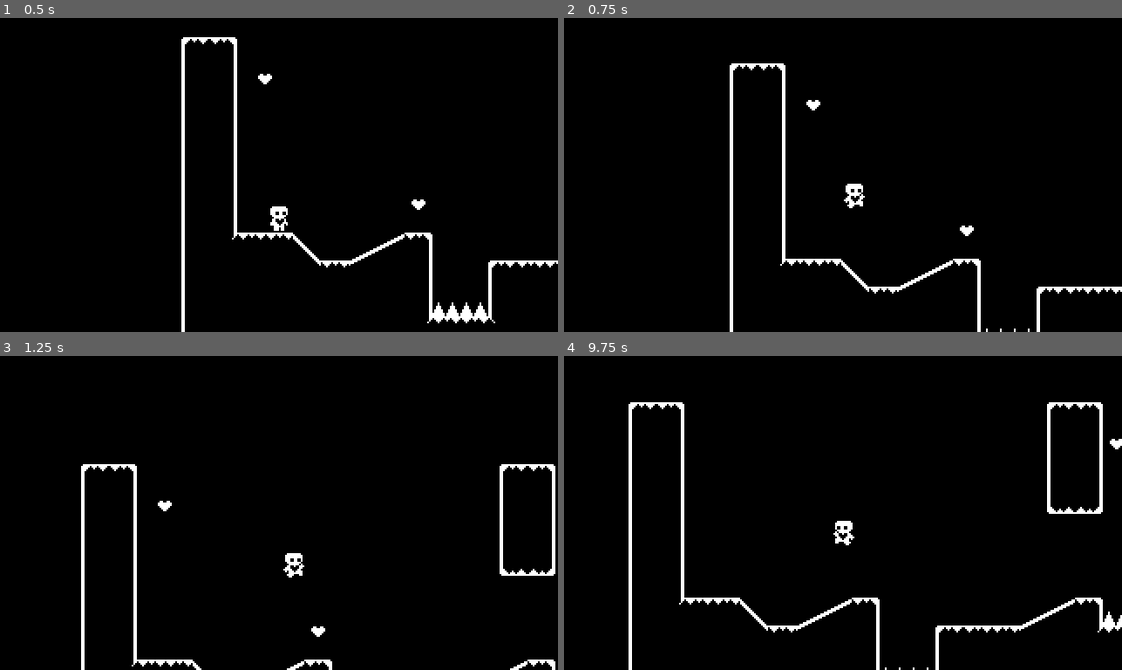
Above: before the commit, frames 1-4 (two rows, left to right).
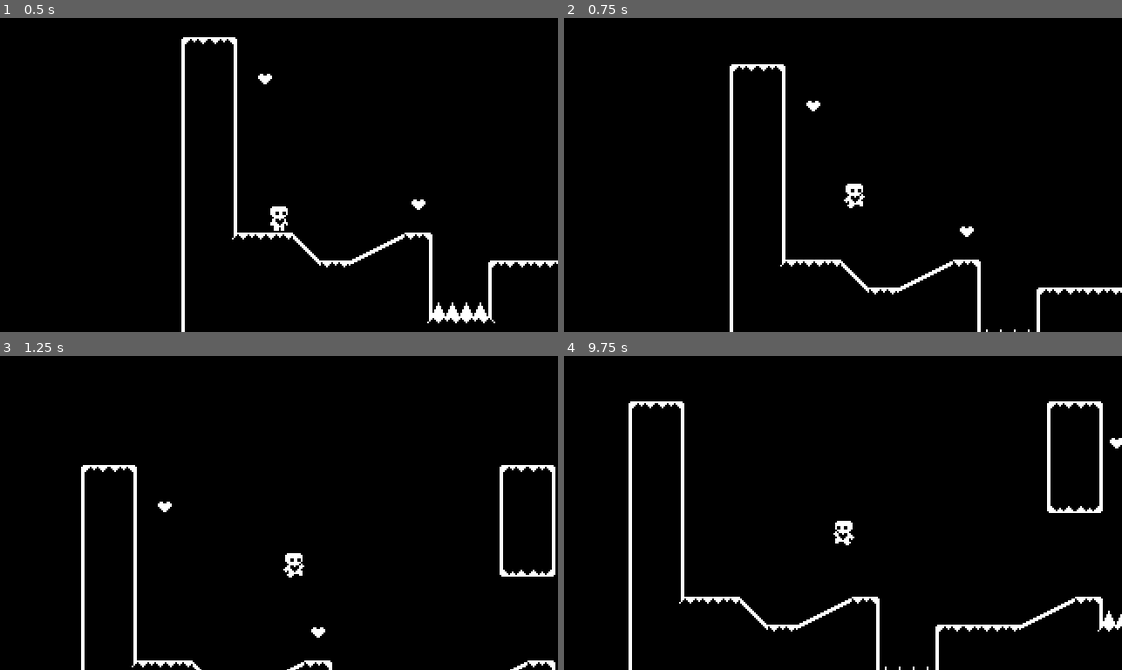
Above: after the commit, the same moments.

Repository: JamesIry/heart-platformer-godot4
Game: Godot game, scene res://level_one.tscn
Two runs of this game, one before a commit and one after it. Both use one fixed random seed, a clock stepped at 60 frames per second and the inputs below.
Inputs:
- Up to frame 1 (0.5 s): no input
- Up to frame 2 (0.75 s): hold Right (ui_right) from 0.53 s (still down); tap Up (ui_up) at 0.6 s
- Up to frame 3 (1.25 s): keep holding Right (ui_right); tap Up (ui_up) at 0.77, 1.07 s
- Up to frame 4 (9.75 s): tap Up (ui_up) at 1.35, 1.52, 1.82, 2.1, 2.85, 3.02, 3.32, 3.6, 3.77, 4.07, 4.35, 4.52, 4.82, 5.1, 5.85, 6.02, 6.32, 6.6, 6.77, 7.07, 7.35, 7.52, 7.82, 8.1, 8.85, 9.02, 9.32, 9.6 s; release Right (ui_right) at 2.03 s; hold Left (ui_left) 2.03-2.78 s; hold Right (ui_right) 2.78-4.28 s; hold Left (ui_left) 4.28-5.03 s; hold Right (ui_right) 5.03-5.78 s; hold Left (ui_left) 5.78-7.28 s; hold Right (ui_right) 7.28-9.53 s; hold Left (ui_left) from 9.53 s (still down)

Frame 1 is identical in both runs. In frame 2, 0.4% of the frame differs, in the area x 29-100%, y 14-100%; in frame 3, 0.3%; in frame 4, 0.6%, in the area x 11-100%, y 14-100%.

Commit message:
Video 9:   Custom Input Map   Controller Support

Diff:
--- a/level_transition.tscn
+++ b/level_transition.tscn
@@ -1,22 +1,6 @@
 [gd_scene load_steps=6 format=3 uid="uid://bgbfgr782luqq"]
 
 [ext_resource type="Script" path="res://level_transition.gd" id="1_plyr0"]
-
-[sub_resource type="Animation" id="Animation_kd7s5"]
-resource_name = "fade_to_black"
-length = 0.5
-tracks/0/type = "value"
-tracks/0/imported = false
-tracks/0/enabled = true
-tracks/0/path = NodePath("ColorRect:color")
-tracks/0/interp = 1
-tracks/0/loop_wrap = true
-tracks/0/keys = {
-"times": PackedFloat32Array(0, 0.5),
-"transitions": PackedFloat32Array(1, 1),
-"update": 0,
-"values": [Color(0, 0, 0, 0), Color(0, 0, 0, 1)]
-}
 
 [sub_resource type="Animation" id="Animation_l5ysp"]
 length = 0.001
@@ -49,6 +33,22 @@
 "values": [Color(0, 0, 0, 1), Color(0, 0, 0, 0)]
 }
 
+[sub_resource type="Animation" id="Animation_kd7s5"]
+resource_name = "fade_to_black"
+length = 0.5
+tracks/0/type = "value"
+tracks/0/imported = false
+tracks/0/enabled = true
+tracks/0/path = NodePath("ColorRect:color")
+tracks/0/interp = 1
+tracks/0/loop_wrap = true
+tracks/0/keys = {
+"times": PackedFloat32Array(0, 0.5),
+"transitions": PackedFloat32Array(1, 1),
+"update": 0,
+"values": [Color(0, 0, 0, 0), Color(0, 0, 0, 1)]
+}
+
 [sub_resource type="AnimationLibrary" id="AnimationLibrary_4tsey"]
 _data = {
 "RESET": SubResource("Animation_l5ysp"),
--- a/player.gd
+++ b/player.gd
@@ -18,7 +18,7 @@
 	handle_jump()
 
 
-	var input_axis = Input.get_axis("ui_left", "ui_right")
+	var input_axis = Input.get_axis("move_left", "move_right")
 
 	handle_acceleration(input_axis, delta)
 	apply_friction(input_axis, delta)
@@ -40,7 +40,7 @@
 func handle_wall_jump():
 	if is_on_wall_only():
 		var wall_normal = get_wall_normal()
-		if Input.is_action_just_pressed("ui_up") and (wall_normal == Vector2.LEFT or wall_normal == Vector2.RIGHT):
+		if Input.is_action_just_pressed("jump") and (wall_normal == Vector2.LEFT or wall_normal == Vector2.RIGHT):
 			just_wall_jumped = true
 			velocity.x = wall_normal.x * movement_data.speed
 			velocity.y = movement_data.jump_velocity
@@ -50,13 +50,13 @@
 			air_jump = true
 
 		if is_on_floor() or coyote_jump_timer.time_left > 0:
-			if Input.is_action_just_pressed("ui_up"):
+			if Input.is_action_just_pressed("jump"):
 				velocity.y = movement_data.jump_velocity
 		else:
-			if velocity.y < movement_data.jump_velocity/2 and Input.is_action_just_released("ui_up"):
+			if velocity.y < movement_data.jump_velocity/2 and Input.is_action_just_released("jump"):
 				velocity.y = movement_data.jump_velocity/2
 
-			if Input.is_action_just_pressed("ui_up") and air_jump and not just_wall_jumped:
+			if Input.is_action_just_pressed("jump") and air_jump and not just_wall_jumped:
 				velocity.y = movement_data.jump_velocity * 0.8
 				air_jump = false
 
--- a/player.tscn
+++ b/player.tscn
@@ -88,6 +88,7 @@
 collision_layer = 2
 floor_constant_speed = true
 floor_snap_length = 3.0
+safe_margin = 0.1
 script = ExtResource("1_urj0l")
 movement_data = ExtResource("2_5ruiu")
 
--- a/project.godot
+++ b/project.godot
@@ -64,6 +64,32 @@
 , Object(InputEventKey,"resource_local_to_scene":false,"resource_name":"","device":-1,"window_id":0,"alt_pressed":false,"shift_pressed":false,"ctrl_pressed":false,"meta_pressed":false,"pressed":false,"keycode":0,"physical_keycode":32,"key_label":0,"unicode":32,"echo":false,"script":null)
 ]
 }
+move_right={
+"deadzone": 0.5,
+"events": [Object(InputEventKey,"resource_local_to_scene":false,"resource_name":"","device":-1,"window_id":0,"alt_pressed":false,"shift_pressed":false,"ctrl_pressed":false,"meta_pressed":false,"pressed":false,"keycode":0,"physical_keycode":68,"key_label":0,"unicode":100,"echo":false,"script":null)
+, Object(InputEventKey,"resource_local_to_scene":false,"resource_name":"","device":-1,"window_id":0,"alt_pressed":false,"shift_pressed":false,"ctrl_pressed":false,"meta_pressed":false,"pressed":false,"keycode":0,"physical_keycode":4194321,"key_label":0,"unicode":0,"echo":false,"script":null)
+, Object(InputEventJoypadButton,"resource_local_to_scene":false,"resource_name":"","device":-1,"button_index":14,"pressure":0.0,"pressed":true,"script":null)
+, Object(InputEventJoypadMotion,"resource_local_to_scene":false,"resource_name":"","device":-1,"axis":0,"axis_value":1.0,"script":null)
+]
+}
+move_left={
+"deadzone": 0.5,
+"events": [Object(InputEventKey,"resource_local_to_scene":false,"resource_name":"","device":-1,"window_id":0,"alt_pressed":false,"shift_pressed":false,"ctrl_pressed":false,"meta_pressed":false,"pressed":false,"keycode":0,"physical_keycode":65,"key_label":0,"unicode":97,"echo":false,"script":null)
+, Object(InputEventKey,"resource_local_to_scene":false,"resource_name":"","device":-1,"window_id":0,"alt_pressed":false,"shift_pressed":false,"ctrl_pressed":false,"meta_pressed":false,"pressed":false,"keycode":0,"physical_keycode":4194319,"key_label":0,"unicode":0,"echo":false,"script":null)
+, Object(InputEventJoypadButton,"resource_local_to_scene":false,"resource_name":"","device":-1,"button_index":13,"pressure":0.0,"pressed":true,"script":null)
+, Object(InputEventJoypadMotion,"resource_local_to_scene":false,"resource_name":"","device":-1,"axis":0,"axis_value":-1.0,"script":null)
+]
+}
+jump={
+"deadzone": 0.5,
+"events": [Object(InputEventKey,"resource_local_to_scene":false,"resource_name":"","device":-1,"window_id":0,"alt_pressed":false,"shift_pressed":false,"ctrl_pressed":false,"meta_pressed":false,"pressed":false,"keycode":0,"physical_keycode":4194320,"key_label":0,"unicode":0,"echo":false,"script":null)
+, Object(InputEventKey,"resource_local_to_scene":false,"resource_name":"","device":-1,"window_id":0,"alt_pressed":false,"shift_pressed":false,"ctrl_pressed":false,"meta_pressed":false,"pressed":false,"keycode":0,"physical_keycode":32,"key_label":0,"unicode":32,"echo":false,"script":null)
+, Object(InputEventKey,"resource_local_to_scene":false,"resource_name":"","device":-1,"window_id":0,"alt_pressed":false,"shift_pressed":false,"ctrl_pressed":false,"meta_pressed":false,"pressed":false,"keycode":0,"physical_keycode":87,"key_label":0,"unicode":119,"echo":false,"script":null)
+, Object(InputEventKey,"resource_local_to_scene":false,"resource_name":"","device":-1,"window_id":0,"alt_pressed":false,"shift_pressed":false,"ctrl_pressed":false,"meta_pressed":false,"pressed":false,"keycode":0,"physical_keycode":74,"key_label":0,"unicode":106,"echo":false,"script":null)
+, Object(InputEventJoypadButton,"resource_local_to_scene":false,"resource_name":"","device":-1,"button_index":11,"pressure":0.0,"pressed":true,"script":null)
+, Object(InputEventJoypadButton,"resource_local_to_scene":false,"resource_name":"","device":-1,"button_index":0,"pressure":0.0,"pressed":true,"script":null)
+]
+}
 
 [layer_names]
 
